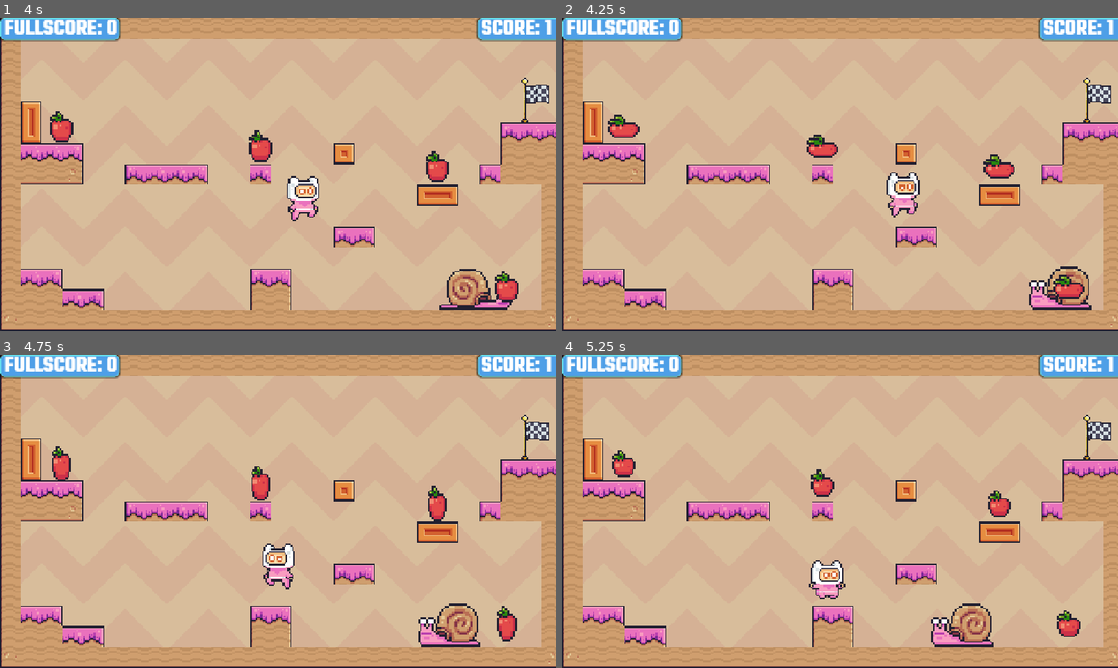
Above: before the commit, frames 1-4 (two rows, left to right).
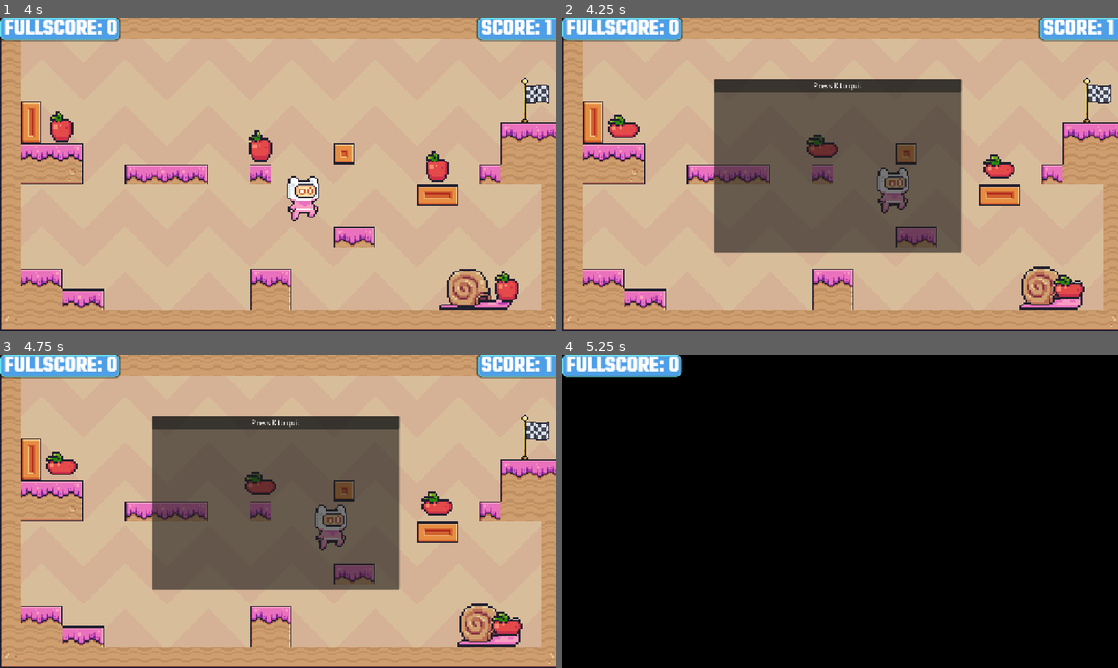
Above: after the commit, the same moments.

Repository: ShadelordV2/Apple-Hunt
Game: Godot game, scene res://scenes/main.tscn
The game is run twice, just before and just after one commit, with the same random seed, the same clock (stepped at 60 frames per second) and the same inputs.
Inputs:
- Up to frame 1 (4 s): tap Enter at 0.5 s; hold D (right) 0.53-2.03 s; tap W (jump) at 0.77, 1.52, 3.02, 3.77 s; hold A (left) 2.03-2.78 s; hold D (right) from 2.78 s (still down)
- Up to frame 2 (4.25 s): keep holding D (right); tap Escape (esc, bound only after the commit) at 4.15 s
- Up to frame 3 (4.75 s): release D (right) at 4.28 s; hold A (left) from 4.28 s (still down); tap W (jump) at 4.52 s
- Up to frame 4 (5.25 s): tap J (restart, bound only after the commit) at 4.9 s; release A (left) at 5.03 s; hold D (right) from 5.03 s (still down)

Frame 1 is identical in both runs. In frame 2, 26% of the frame differs, in the area x 27-99%, y 19-94%; in frame 3, 27%; in frame 4, 99%, in the area x 0-100%, y 0-100%.

Commit message:
quit game option
Added an option to quit the game, and added a pause menu.

Diff:
--- a/project.godot
+++ b/project.godot
@@ -43,6 +43,21 @@
 , Object(InputEventKey,"resource_local_to_scene":false,"resource_name":"","device":-1,"window_id":0,"alt_pressed":false …(186 unchanged characters)…
 ]
 }
+esc={
+"deadzone": 0.2,
+"events": [Object(InputEventKey,"resource_local_to_scene":false,"resource_name":"","device":-1,"window_id":0,"alt_pressed":false,"shift_pressed":false,"ctrl_pressed":false,"meta_pressed":false,"pressed":false,"keycode":0,"physical_keycode":4194305,"key_label":0,"unicode":0,"location":0,"echo":false,"script":null)
+]
+}
+restart={
+"deadzone": 0.2,
+"events": [Object(InputEventKey,"resource_local_to_scene":false,"resource_name":"","device":-1,"window_id":0,"alt_pressed":false,"shift_pressed":false,"ctrl_pressed":false,"meta_pressed":false,"pressed":false,"keycode":0,"physical_keycode":74,"key_label":0,"unicode":106,"location":0,"echo":false,"script":null)
+]
+}
+quit={
+"deadzone": 0.2,
+"events": [Object(InputEventKey,"resource_local_to_scene":false,"resource_name":"","device":-1,"window_id":0,"alt_pressed":false,"shift_pressed":false,"ctrl_pressed":false,"meta_pressed":false,"pressed":false,"keycode":0,"physical_keycode":75,"key_label":0,"unicode":107,"location":0,"echo":false,"script":null)
+]
+}
 
 [physics]
 
--- a/scenes/main.tscn
+++ b/scenes/main.tscn
@@ -3,6 +3,7 @@
 [ext_resource type="Script" uid="uid://duaoc1nslj5yc" path="res://scripts/main.gd" id="1_0wfyh"]
 [ext_resource type="PackedScene" uid="uid://cbxh7wsj62jhw" path="res://scenes/levels/level1.tscn" id="2_0wfyh"]
 [ext_resource type="FontFile" uid="uid://by5tpiridk6so" path="res://assets/fonts/Square-Black.ttf" id="3_sugp2"]
+[ext_resource type="PackedScene" uid="uid://gmhjwwwh3tls" path="res://scenes/pause_menu.tscn" id="3_tbgi4"]
 [ext_resource type="AudioStream" uid="uid://gwprlvnx00i" path="res://assets/sounds/music.ogg" id="4_jyhfs"]
 
 [sub_resource type="StyleBoxFlat" id="StyleBoxFlat_jj6j5"]
@@ -24,6 +25,8 @@
 [node name="LevelRoot" parent="." unique_id=1067290896 instance=ExtResource("2_0wfyh")]
 
 [node name="HUD" type="CanvasLayer" parent="." unique_id=738373975]
+
+[node name="PauseMenu" parent="HUD" unique_id=328901254 instance=ExtResource("3_tbgi4")]
 
 [node name="ScorePanel" type="Panel" parent="HUD" unique_id=866374874]
 anchors_preset = 5
--- /dev/null
+++ b/scenes/pause_menu.tscn
@@ -0,0 +1,94 @@
+[gd_scene format=3 uid="uid://gmhjwwwh3tls"]
+
+[ext_resource type="Script" uid="uid://qssh0igmv4mh" path="res://scripts/pause_menu.gd" id="1_myx47"]
+[ext_resource type="Shader" uid="uid://sgrt3ci0vcqm" path="res://shaders/new_shader.gdshader" id="1_n87rw"]
+
+[sub_resource type="ShaderMaterial" id="ShaderMaterial_jj6j5"]
+shader = ExtResource("1_n87rw")
+shader_parameter/lod = 0.0
+
+[sub_resource type="Animation" id="Animation_kukqi"]
+length = 0.001
+tracks/0/type = "value"
+tracks/0/imported = false
+tracks/0/enabled = true
+tracks/0/path = NodePath("ColorRect:material:shader_parameter/lod")
+tracks/0/interp = 1
+tracks/0/loop_wrap = true
+tracks/0/keys = {
+"times": PackedFloat32Array(0),
+"transitions": PackedFloat32Array(1),
+"update": 0,
+"values": [0.0]
+}
+
+[sub_resource type="Animation" id="Animation_5d2l8"]
+resource_name = "blur"
+length = 0.3
+tracks/0/type = "value"
+tracks/0/imported = false
+tracks/0/enabled = true
+tracks/0/path = NodePath("ColorRect:material:shader_parameter/lod")
+tracks/0/interp = 1
+tracks/0/loop_wrap = true
+tracks/0/keys = {
+"times": PackedFloat32Array(0, 0.3),
+"transitions": PackedFloat32Array(1, 1),
+"update": 0,
+"values": [0.0, 0.0]
+}
+
+[sub_resource type="AnimationLibrary" id="AnimationLibrary_7l7mv"]
+_data = {
+&"RESET": SubResource("Animation_kukqi"),
+&"blur": SubResource("Animation_5d2l8")
+}
+
+[node name="PauseMenu" type="Control" unique_id=328901254]
+process_mode = 3
+layout_mode = 3
+anchors_preset = 15
+anchor_right = 1.0
+anchor_bottom = 1.0
+grow_horizontal = 2
+grow_vertical = 2
+mouse_filter = 1
+script = ExtResource("1_myx47")
+
+[node name="ColorRect" type="ColorRect" parent="." unique_id=2044480250]
+process_mode = 3
+material = SubResource("ShaderMaterial_jj6j5")
+layout_mode = 0
+offset_left = -1.0
+offset_right = 1279.0
+offset_bottom = 720.0
+mouse_filter = 1
+
+[node name="PanelContainer" type="PanelContainer" parent="." unique_id=2093338811]
+process_mode = 3
+texture_filter = 1
+layout_mode = 1
+anchors_preset = -1
+anchor_left = 0.499
+anchor_top = 0.5
+anchor_right = 0.499
+anchor_bottom = 0.5
+offset_left = -288.72003
+offset_top = -220.0
+offset_right = 281.27997
+offset_bottom = 180.0
+mouse_filter = 1
+
+[node name="VBoxContainer" type="VBoxContainer" parent="PanelContainer" unique_id=1712783655]
+process_mode = 3
+texture_filter = 1
+layout_mode = 2
+
+[node name="Button" type="Button" parent="PanelContainer/VBoxContainer" unique_id=1776543180]
+texture_filter = 1
+layout_mode = 2
+text = "Press K to quit"
+
+[node name="AnimationPlayer" type="AnimationPlayer" parent="." unique_id=62770496]
+process_mode = 3
+libraries/ = SubResource("AnimationLibrary_7l7mv")
--- /dev/null
+++ b/scripts/pause_menu.gd
@@ -0,0 +1,39 @@
+extends Control
+
+func _ready():
+	$AnimationPlayer.play("RESET")
+	hide()
+
+
+func resume():
+	get_tree().paused = false
+	$AnimationPlayer.play_backwards("blur")
+	hide()
+
+func pause():
+	show()
+	get_tree().paused = true
+	$AnimationPlayer.play("blur")
+
+func testEsc():
+	if Input.is_action_just_pressed("esc") and get_tree().paused == false:
+		pause()
+	elif Input.is_action_just_pressed("esc") and get_tree().paused == true:
+		resume()
+
+func testRestart():
+	if Input.is_action_just_pressed("restart") and get_tree().paused == true:
+		get_tree().reload_current_scene()
+
+func testQuit():
+	if Input.is_action_just_pressed("quit") and get_tree().paused == true:
+		get_tree().quit()
+
+
+
+
+
+func _process(_delta):
+	testEsc()
+	testRestart()
+	testQuit()
--- /dev/null
+++ b/shaders/new_shader.gdshader
@@ -0,0 +1,9 @@
+shader_type canvas_item;
+uniform sampler2D SCREEN_TEXTURE: hint_screen_texture, filter_linear_mipmap;
+
+uniform float lod: hint_range(0.0, 5) = 0.0;
+
+void fragment(){
+	vec4 color = texture(SCREEN_TEXTURE, SCREEN_UV, lod);
+	COLOR = color;
+}
Not shown, changed: export_presets.cfg
Not shown, added: scripts/pause_menu.gd.uid
Not shown, added: shaders/new_shader.gdshader.uid
